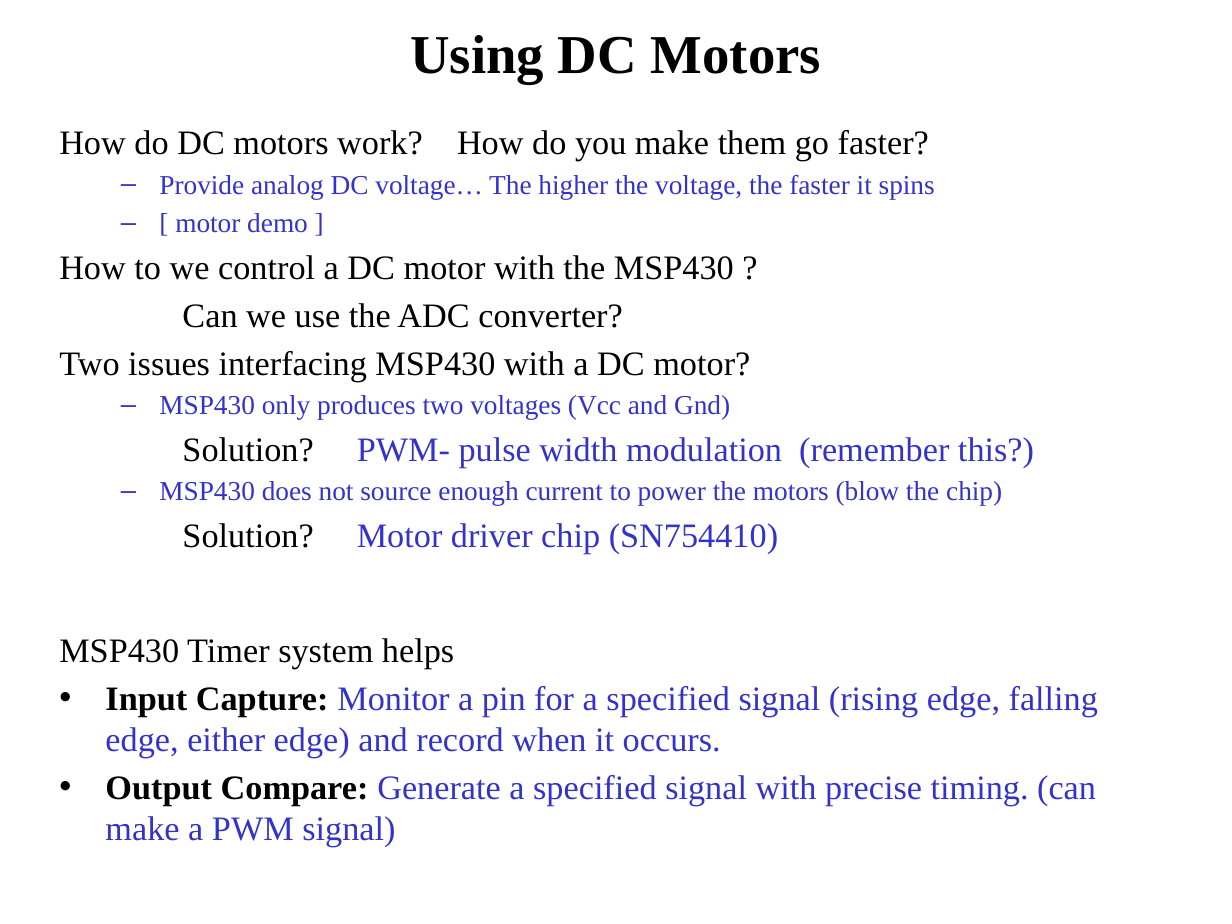
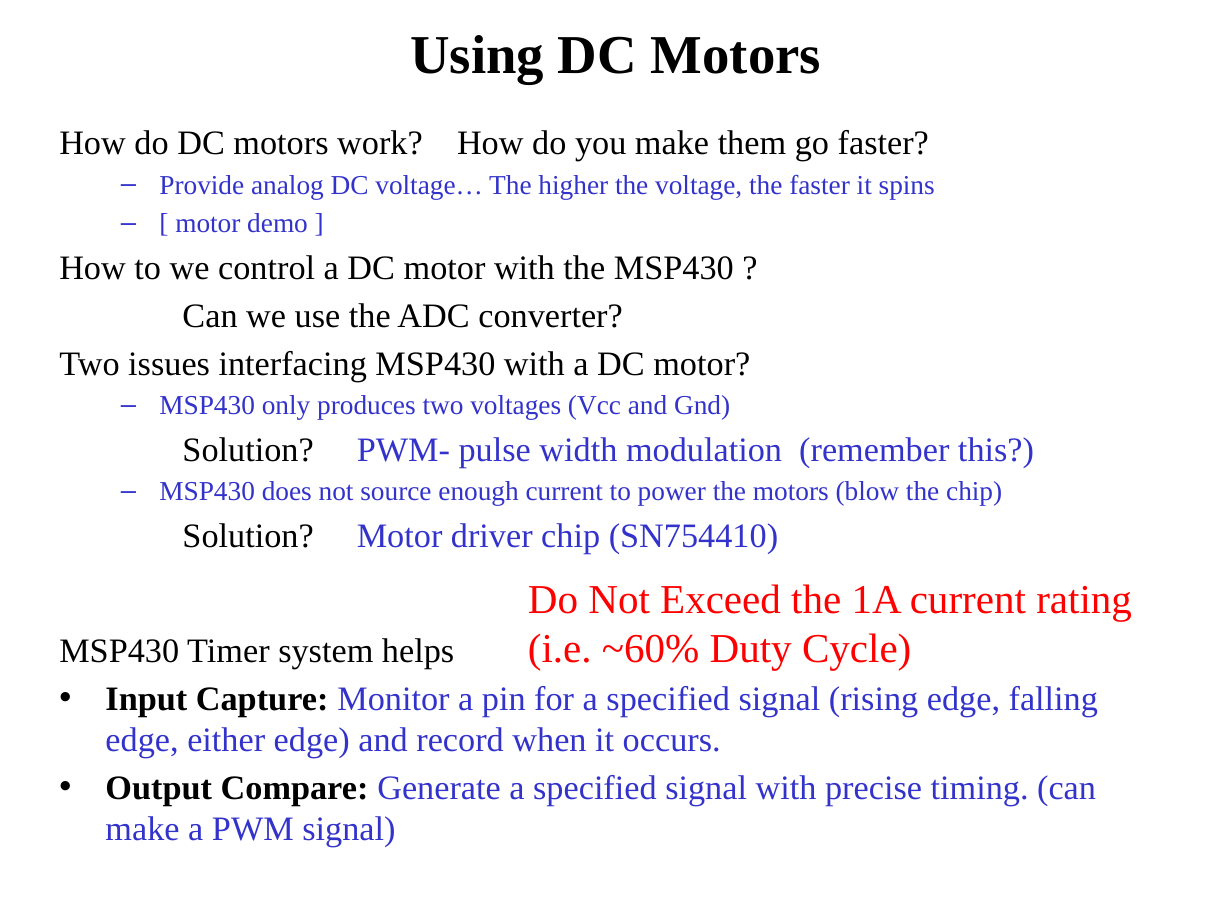
Before and after one commit to pw4rn3r/ECE382, a slide deck: slide 11 of notes/L31/Lsn32.pptx. Drawn at 1232x924 pixels with LibreOffice and Linux fonts; fonts in the diff are those of the drawing. Boxes give left, top, right and bottom in pixels: in the first picture for what was removed or moved away, otherwise in the second. Text is boxed around its words. In the diff, an @@ line names an element or a change of style, - is before the commit and + after.

```diff
--- a/notes/L31/Lsn32.pptx
+++ b/notes/L31/Lsn32.pptx
@@ text added at (528,584,1132,670), 24 pt, text #FF0000 @@
+Do Not Exceed the 1A current rating (i.e. ~60% Duty Cycle)
```
Also in this commit, not shown: 7 other slides changed, 11 slides added, 2 slides removed.
